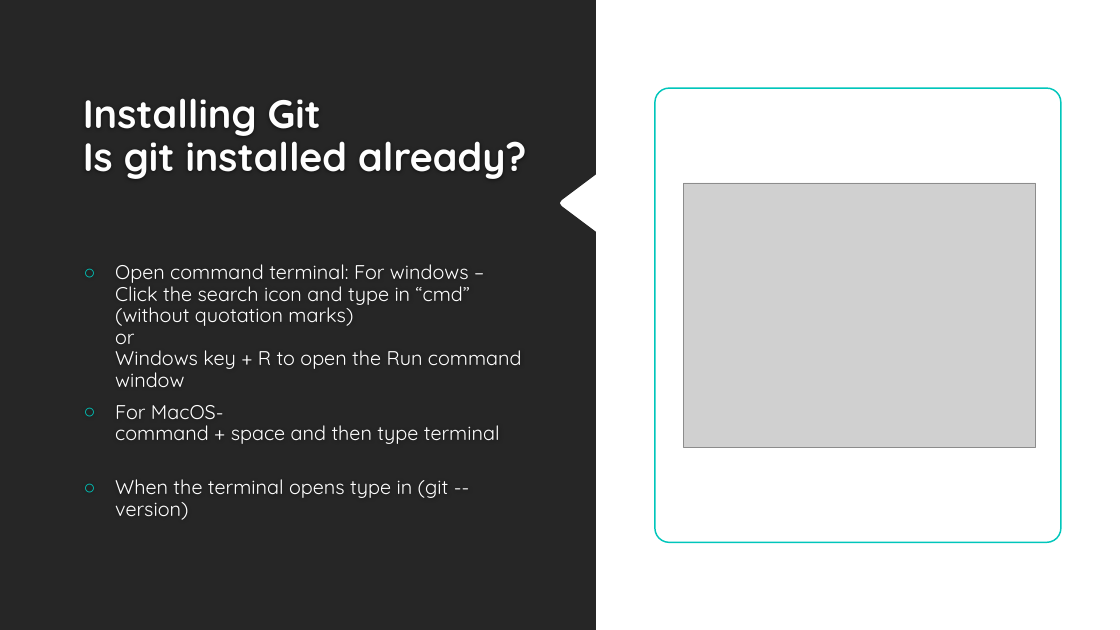
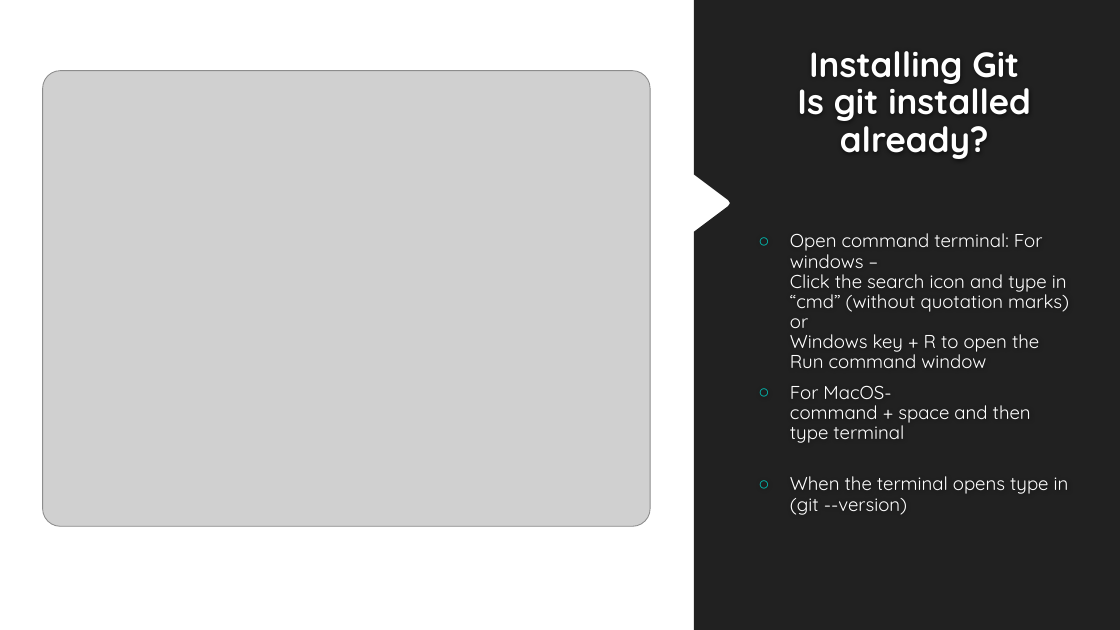
Before and after one commit to UWIComputingSociety-sta/UWICS_GitHub_Intro, a slide deck: slide 4 of UWICS_Git.pptx. Drawn at 1120x630 pixels with LibreOffice and Linux fonts; fonts in the diff are those of the drawing; grey boxes stand for pictures; background and template pictures are left out. Boxes give left, top, right and bottom in pixels: in the first picture for what was removed or moved away, otherwise in the second. Text is boxed around its words. In the diff, an @@ line names an element or a change of style, - is before the commit and + after.

```diff
--- a/UWICS_Git.pptx
+++ b/UWICS_Git.pptx
@@ freeform shape removed at [0,0,596,630] @@
@@ freeform shape added at [694,0,1120,630], fill #212121 @@
@@ title "Installing Git Is git installed ...": place and size @@
-title "Installing Git Is git installed ..." at [83,98,526,179]
+title "Installing Git Is git installed ..." at [797,51,1031,159]
@@ title "Installing Git Is git installed ..." at [797,51,1031,159]: size 34 to 30 pt, text colour #FEFEFE to #FFFFFF; alignment left to centre @@
@@ picture: place and size @@
-picture at [684,183,1036,447]
+picture at [43,71,650,526]
@@ rounded rectangle removed at [655,88,1061,543] @@
@@ text "Open command terminal: For windows ...": place and size @@
-text "Open command terminal: For windows ..." at [115,264,522,520]
+text "Open command terminal: For windows ..." at [790,233,1069,515]
@@ text "Open command terminal: For windows ..." at [790,233,1069,515]: size 17 to 16 pt @@
```
Also in this commit, not shown: 11 other slides changed, 2 slides added.
